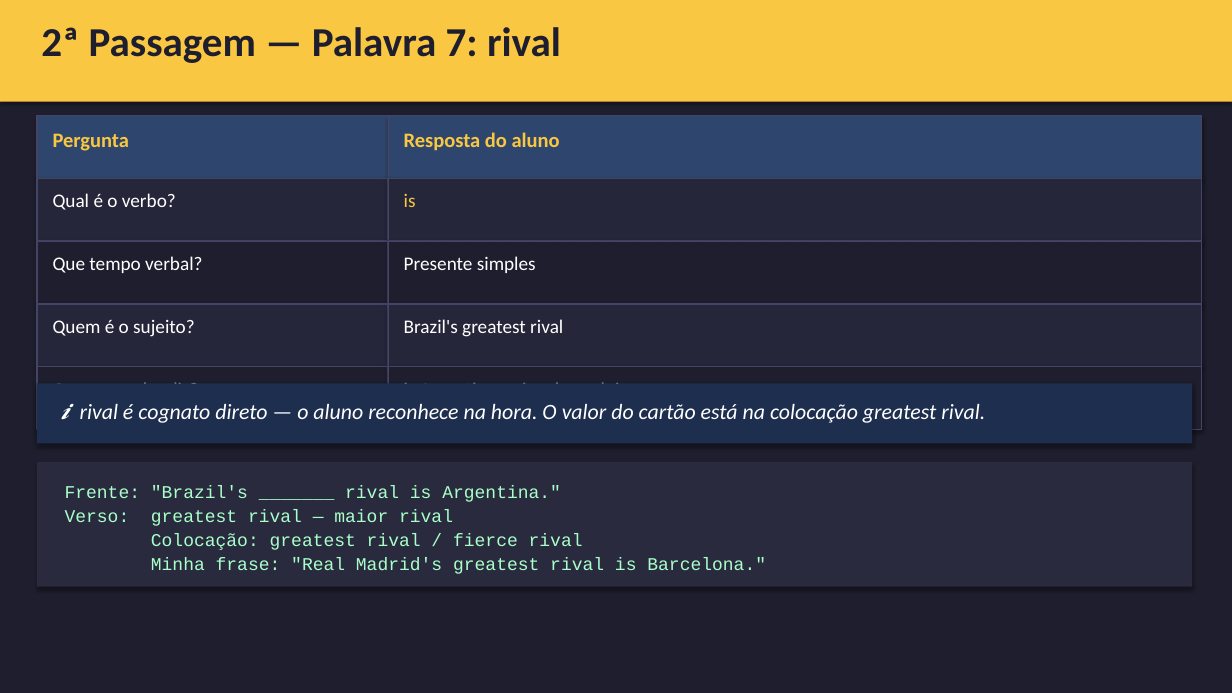
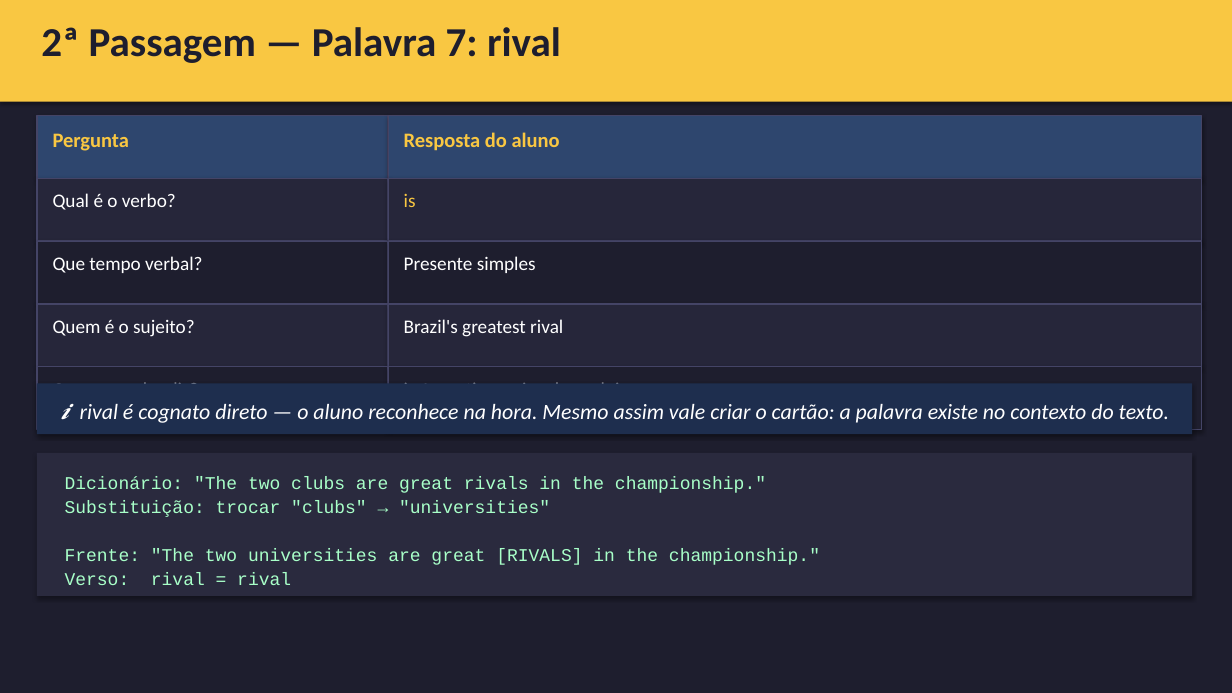
Before and after one commit to emadruga/StudyAmigoApp, a slide deck: slide 23 of placement_exam/planning_E02/E02_slides_Tier1_Duas_Passagem_v1.0.pptx. Drawn at 1232x693 pixels with LibreOffice and Linux fonts; fonts in the diff are those of the drawing. Boxes give left, top, right and bottom in pixels: in the first picture for what was removed or moved away, otherwise in the second. Text is boxed around its words. In the diff, an @@ line names an element or a change of style, - is before the commit and + after.

```diff
--- a/placement_exam/planning_E02/E02_slides_Tier1_Duas_Passagem_v1.0.pptx
+++ b/placement_exam/planning_E02/E02_slides_Tier1_Duas_Passagem_v1.0.pptx
@@ rectangle: place and size @@
-rectangle at <box>37,384,1192,444</box>
+rectangle at <box>37,384,1192,434</box>
@@ text at <box>60,404,1169,423</box>: text changed @@
-ℹ rival é cognato direto — o aluno reconhece na hora. O valor do cartão está na colocação greatest rival.
+ℹ rival é cognato direto — o aluno reconhece na hora. Mesmo assim vale criar o cartão: a palavra existe no contexto do texto.
@@ rectangle: place and size @@
-rectangle at <box>37,462,1192,587</box>
+rectangle at <box>37,453,1192,596</box>
@@ text at <box>65,476,820,585</box>: text changed @@
-Frente: "Brazil's _______ rival is Argentina."
-Verso: greatest rival — maior rival
-Colocação: greatest rival / fierce rival
-Minha frase: "Real Madrid's greatest rival is Barcelona."
+Dicionário: "The two clubs are great rivals in the championship."
+Substituição: trocar "clubs" → "universities"
+Frente: "The two universities are great [RIVALS] in the championship."
+Verso: rival = rival
```
Also in this commit, not shown: 12 other slides changed, 1 other file.
